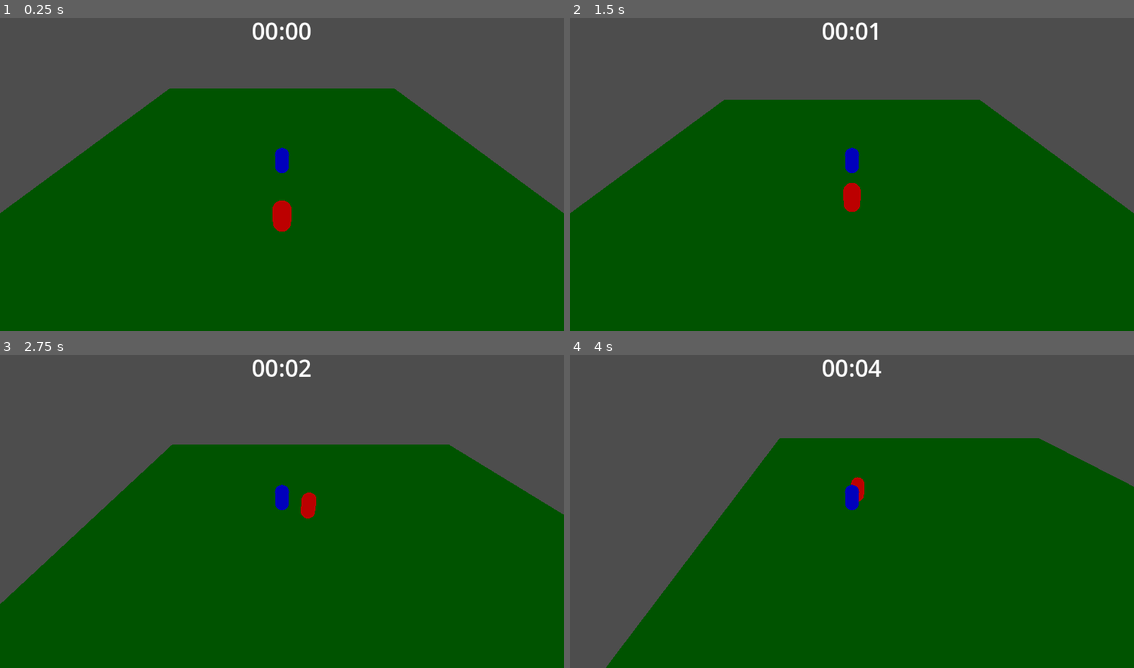
Above: before the commit, frames 1-4 (two rows, left to right).
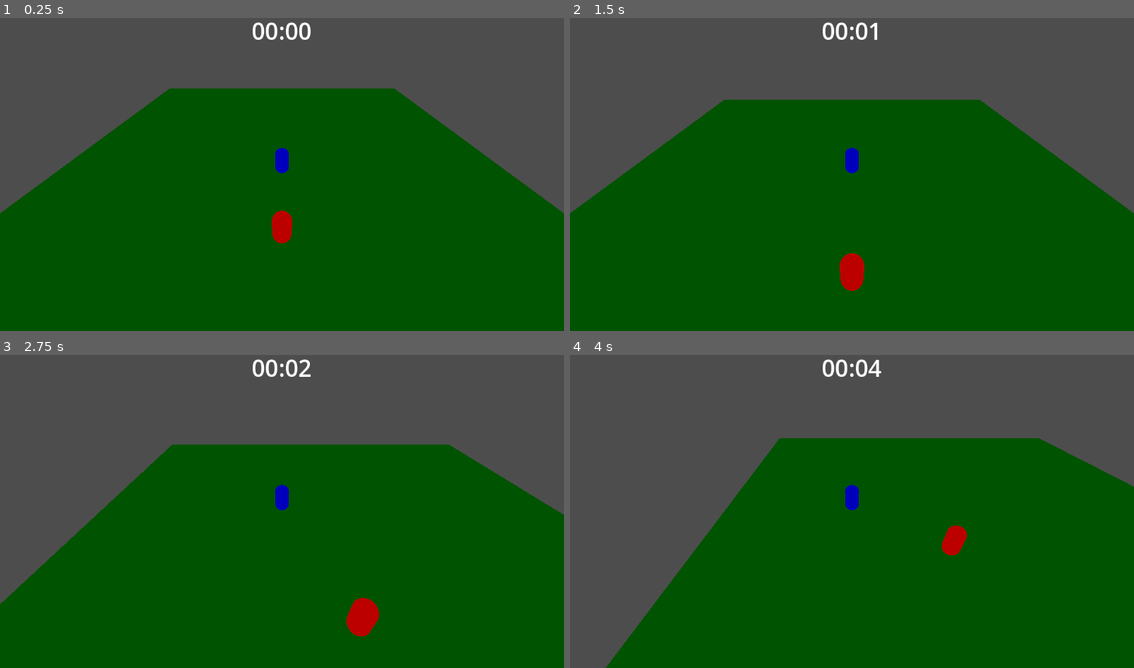
Above: after the commit, the same moments.

Repository: mugrilo18/Enemy-Escape
Game: Godot game, scene res://Scenes/main.tscn
Two runs of this game, one before a commit and one after it. Both use one fixed random seed, a clock stepped at 60 frames per second and the inputs below.
Inputs:
- Up to frame 1 (0.25 s): no input
- Up to frame 2 (1.5 s): hold Up (ui_up) from 0.53 s (still down)
- Up to frame 3 (2.75 s): release Up (ui_up) at 2.03 s; hold Left (ui_left) from 2.03 s (still down)
- Up to frame 4 (4 s): release Left (ui_left) at 3.53 s; hold Down (ui_down) from 3.53 s (still down)

The runs differ from the first frame. In frame 1, 0.2% of the frame differs, in the area x 48-52%, y 58-73%; in frame 2, 0.7%; in frame 3, 0.7%, in the area x 53-68%, y 43-90%; in frame 4, 0.4%.

Commit message:
Inimigo fica mais rápido com o passar do tempo

Diff:
--- a/Scenes/main.tscn
+++ b/Scenes/main.tscn
@@ -51,4 +51,5 @@
 transform = Transform3D(1, 0, 0, 0, 1, 0, 0, 0, 1, 0, 1.50258, 6.22263)
 player = NodePath("../Player")
 
-[node name="UI" parent="." instance=ExtResource("4_e8b73")]
+[node name="UI" parent="." node_paths=PackedStringArray("enemy") instance=ExtResource("4_e8b73")]
+enemy = NodePath("../Enemy")
--- a/Scenes/ui.tscn
+++ b/Scenes/ui.tscn
@@ -1,6 +1,6 @@
 [gd_scene load_steps=2 format=3 uid="uid://wqrhgci0la0i"]
 
-[ext_resource type="Script" path="res://Scenes/ui.gd" id="1_aln10"]
+[ext_resource type="Script" path="res://Scripts/ui.gd" id="1_e4wum"]
 
 [node name="UI" type="Control"]
 layout_mode = 3
@@ -9,7 +9,7 @@
 anchor_bottom = 1.0
 grow_horizontal = 2
 grow_vertical = 2
-script = ExtResource("1_aln10")
+script = ExtResource("1_e4wum")
 
 [node name="text_holder" type="HBoxContainer" parent="."]
 layout_mode = 1
--- a/Scripts/Player.gd
+++ b/Scripts/Player.gd
@@ -2,7 +2,6 @@
 
 
 const SPEED = 5.0
-const JUMP_VELOCITY = 4.5
 
 # Get the gravity from the project settings to be synced with RigidBody nodes.
 var gravity = ProjectSettings.get_setting("physics/3d/default_gravity")
@@ -13,8 +12,6 @@
 	if not is_on_floor():
 		velocity.y -= gravity * delta
 
-	# Get the input direction and handle the movement/deceleration.
-	# As good practice, you should replace UI actions with custom gameplay actions.
 	var input_dir = Input.get_vector("ui_left", "ui_right", "ui_up", "ui_down")
 	var direction = (transform.basis * Vector3(input_dir.x, 0, input_dir.y)).normalized()
 	if direction:
--- a/Scripts/enemy.gd
+++ b/Scripts/enemy.gd
@@ -3,7 +3,7 @@
 @onready var nav_agent = $NavigationAgent3D
 @export var player: CharacterBody3D
 
-var speed = 5.0
+var speed = 2.0
 
 func _physics_process(delta):
 	var current_location = global_transform.origin
--- a/Scenes/ui.gd
+++ b/Scripts/ui.gd
@@ -2,12 +2,17 @@
 
 @onready var timer = $Timer
 @onready var timerStatus = $text_holder/timer_status
+@export var enemy: CharacterBody3D
 
 @onready var seconds = 0
 @onready var minutes = 0
 
 func _ready():
 	timer.start()
+
+func _process(delta):
+	print("%0.2f" % enemy.speed)
+
 
 func _on_timer_timeout():
 	seconds += 1
@@ -24,3 +29,7 @@
 
 	timerStatus.text = str("%s:%s" % [minuteText, secondText])
 	timer.start()
+
+	#inimigo
+	if seconds % 10 == 0:
+		enemy.speed = enemy.speed * 1.25
